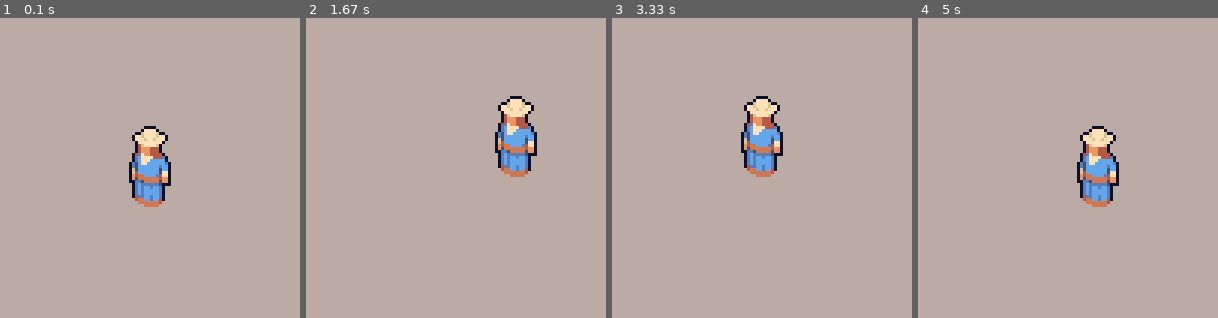
Above: before the commit, frames 1-4 (left to right).
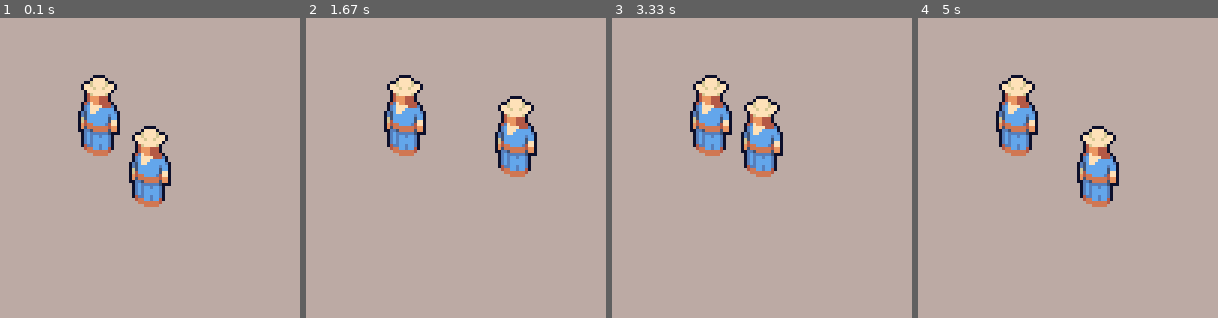
Above: after the commit, the same moments.

Repository: LordLiberte/proyectos_oct_2024_prep
Game: pygame game, started from sesion08PY/gamecarlos/game.py
Two runs of this game, one before a commit and one after it. Both use one fixed random seed, a clock stepped at 60 frames per second and the inputs below.
Inputs:
- Up to frame 1 (0.1 s): no input
- Up to frame 2 (1.67 s): hold D 0.33-0.8 s; hold W 0.83-1.13 s; hold D 1.17-1.63 s
- Up to frame 3 (3.33 s): hold A 1.67-2.2 s; hold S 2.23-2.53 s; hold A 2.57-2.97 s; hold W from 3 s (still down)
- Up to frame 4 (5 s): release W at 3.37 s; hold D 3.4-4.03 s; hold S 4.07-4.43 s; hold A 4.47-4.93 s; hold D from 4.97 s (still down)

The runs differ from the first frame. In frame 1, 2.9% of the frame differs, in the area x 26-40%, y 19-46%; in frame 2, 2.9%; in frame 3, 2.9%; in frame 4, 2.9%.

Commit message:
Update game.py

Diff:
--- a/sesion08PY/gamecarlos/game.py
+++ b/sesion08PY/gamecarlos/game.py
@@ -10,6 +10,7 @@
 
 # Cargar personaje
 player = carlosgame.GameObject("player", width/2, height/2)
+player2 = carlosgame.GameObject("Player2", width/3, height/3)
 
 # Bucle principal
 while running:
@@ -40,6 +41,7 @@
 
     screen.fill([188,170,164])
     screen.blit(player.get_imagen(), player.get_rect())
+    screen.blit(player2.get_imagen(), player2.get_rect())
 
     pygame.display.flip()
 
